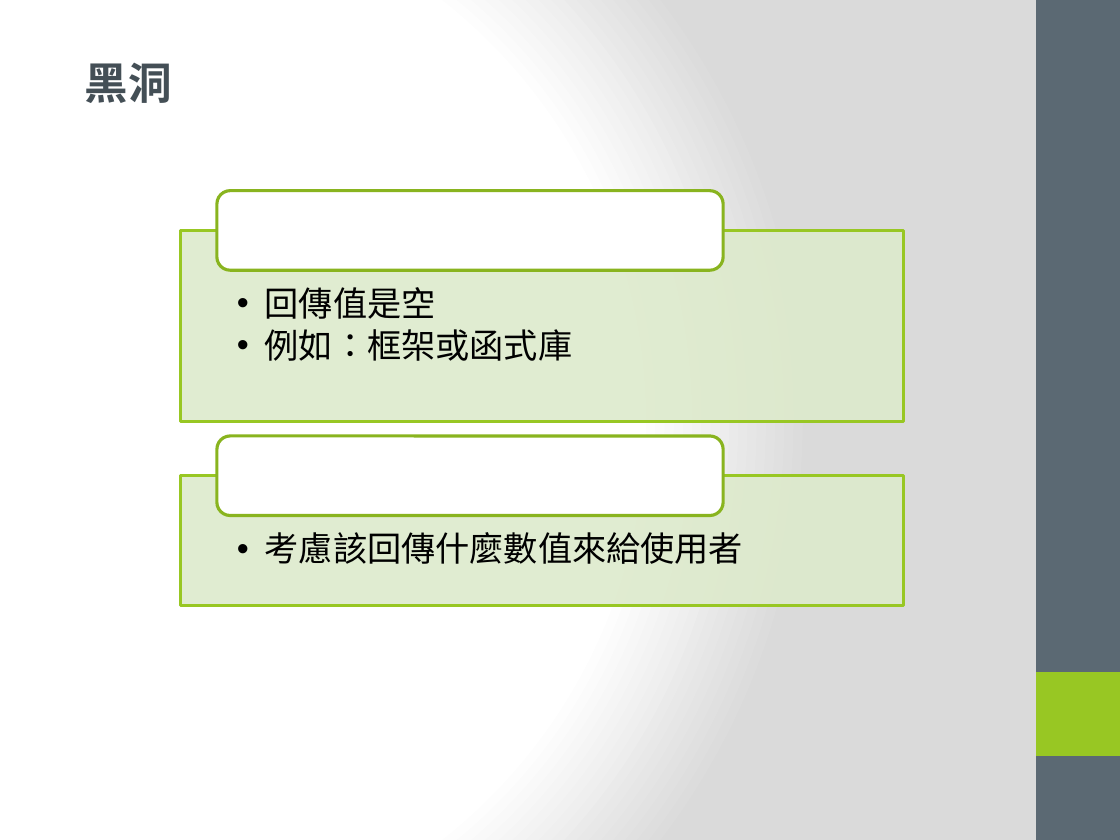
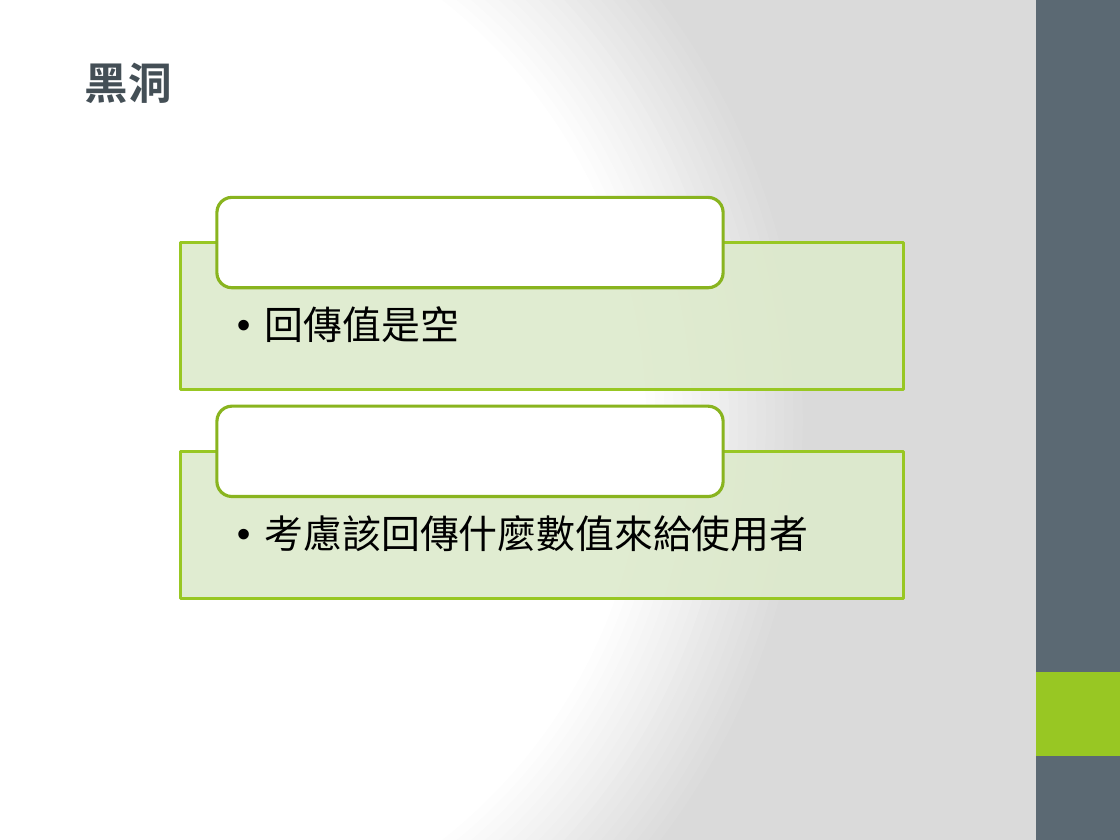
Before and after one commit to YuRuLiu/challenges, a slide deck: slide 14 of Learning-Defensive-programming/Learning-Defensive-programming.pptx. Drawn at 1120x840 pixels with LibreOffice and Linux fonts; fonts in the diff are those of the drawing. Boxes give left, top, right and bottom in pixels: in the first picture for what was removed or moved away, otherwise in the second. Text is boxed around its words. In the diff, an @@ line names an element or a change of style, - is before the commit and + after.

Commit message:
修改Learning-Defensive-programming的ppt介紹黑洞的內容

```diff
--- a/Learning-Defensive-programming/Learning-Defensive-programming.pptx
+++ b/Learning-Defensive-programming/Learning-Defensive-programming.pptx
@@ rounded rectangle: place and size @@
-rounded rectangle at (217, 190, 724, 270)
+rounded rectangle at (217, 197, 724, 288)
@@ text "回傳值是空" at (265, 306, 459, 342): size 22 to 25 pt @@
@@ rectangle: place and size @@
-rectangle at (180, 231, 904, 422)
+rectangle at (180, 243, 904, 390)
@@ text "回傳值是空": place and size @@
-text "回傳值是空" at (265, 287, 572, 361)
+text "回傳值是空" at (265, 306, 459, 342)
@@ text at (265, 329, 572, 361): paragraph removed @@
-  •• 例如：框架或函式庫
@@ rounded rectangle: place and size @@
-rounded rectangle at (217, 436, 724, 515)
+rounded rectangle at (217, 407, 724, 497)
@@ text "考慮該回傳什麼數值來給使用者": place and size @@
-text "考慮該回傳什麼數值來給使用者" at (265, 532, 743, 564)
+text "考慮該回傳什麼數值來給使用者" at (265, 515, 809, 552)
@@ text "考慮該回傳什麼數值來給使用者" at (265, 515, 809, 552): size 22 to 25 pt @@
@@ rectangle: place and size @@
-rectangle at (180, 476, 904, 606)
+rectangle at (180, 451, 904, 598)
```
